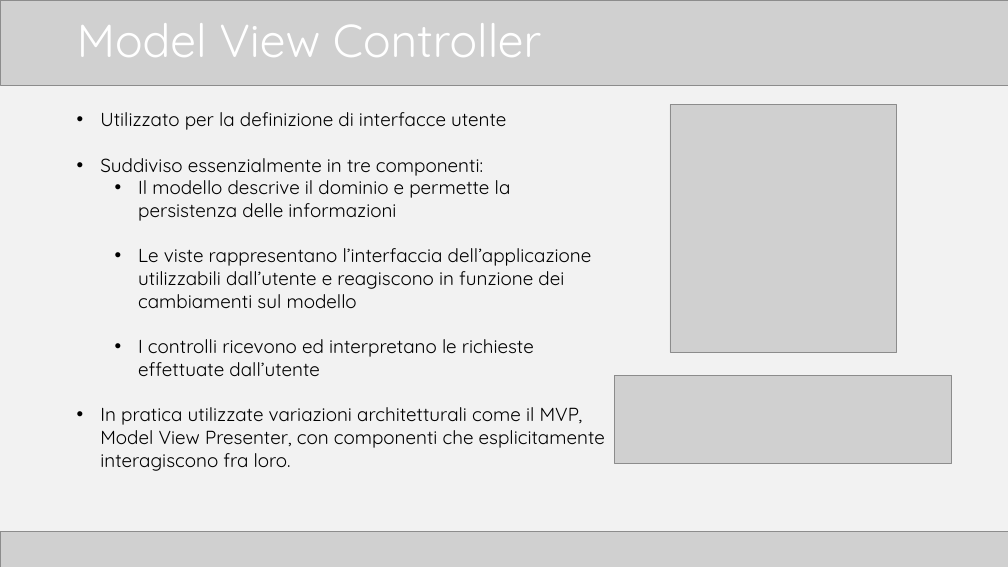
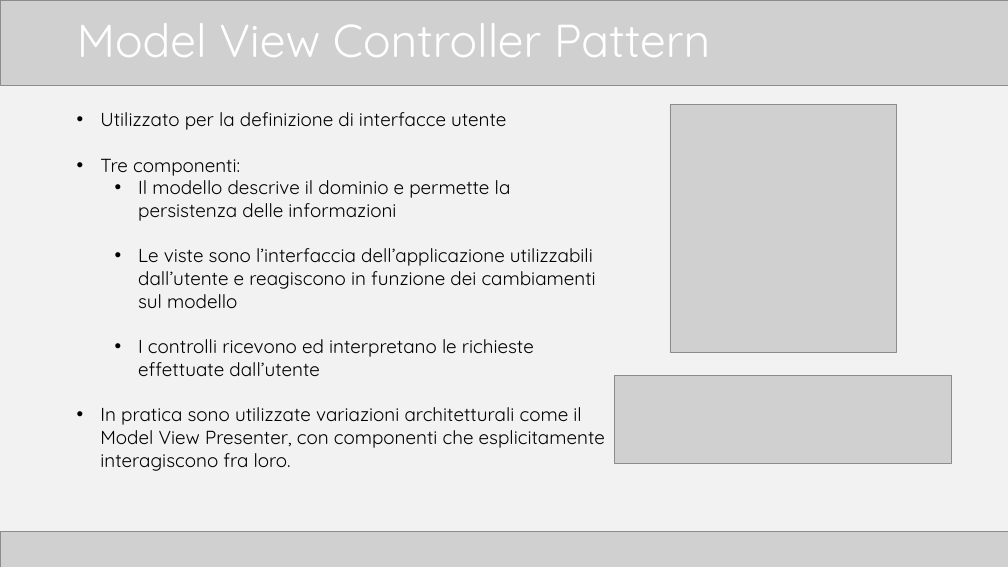
Before and after one commit to TTia/xblog-thesis, a slide deck: slide 3 of Presentazione.pptx. Drawn at 1008x567 pixels with LibreOffice and Linux fonts; fonts in the diff are those of the drawing; grey boxes stand for pictures. Boxes give left, top, right and bottom in pixels: in the first picture for what was removed or moved away, otherwise in the second. Text is boxed around its words. In the diff, an @@ line names an element or a change of style, - is before the commit and + after.

```diff
--- a/Presentazione.pptx
+++ b/Presentazione.pptx
@@ title at (x1=77, y1=23, x2=710, y2=57): text changed @@
-Model View Controller
+Model View Controller Pattern
@@ text at (x1=100, y1=158, x2=240, y2=176): text changed @@
-• Suddiviso essenzialmente in tre componenti:
+• Tre componenti:
@@ text at (x1=138, y1=248, x2=596, y2=308): text changed @@
-  • Le viste rappresentano l’interfaccia dell’applicazione utilizzabili dall’utente e reagiscono in funzione dei cambiamenti sul modello
+  • Le viste sono l’interfaccia dell’applicazione utilizzabili dall’utente e reagiscono in funzione dei cambiamenti sul modello
@@ text at (x1=100, y1=407, x2=605, y2=471): text changed @@
-• In pratica utilizzate variazioni architetturali come il MVP, Model View Presenter, con componenti che esplicitamente interagiscono fra loro.
+• In pratica sono utilizzate variazioni architetturali come il Model View Presenter, con componenti che esplicitamente interagiscono fra loro.
```
Also in this commit, not shown: 9 other slides changed, 7 other files.
